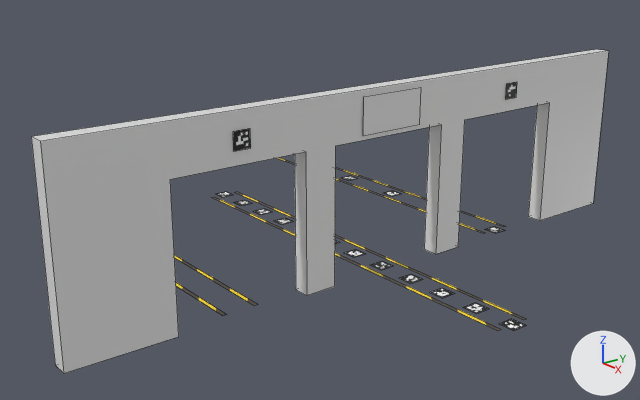
One commit to the Blender file blender_models/simulation_entrance_aruco_board.blend: the scene before it, then after it.
Rendered twice from a 50 mm lens placed at (7.27, -6.62, 4.07), pointed at (-1.2, 0.0, 0.53). The axes (+X, +Y, +Z) are drawn at lower right. The lights are the same throughout. Mesh edges are drawn as thin lines.

In view in the first picture: '5x5_1000-100', '5x5_1000-102', 'Cube', 'grid_board', 'warning.003', 'warning.004'.
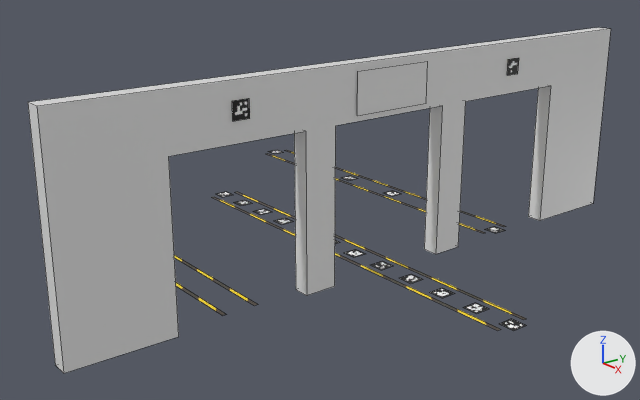
Where the newer file only moved an object's origin or applied its transform, the numbers keep the older frame.

What differs and where, as boxes [x1, y1, x2, y2] in the pictures (640 x 400 px):
'Cube', moved, rescaled (7% taller): before [31, 49, 609, 373]; after [28, 27, 611, 373]
'grid_board', reshaped (22% wider, 14% taller): before [363, 87, 421, 135]; after [357, 61, 428, 116]
'5x5_1000-100', moved: before [233, 128, 251, 151]; after [232, 98, 250, 121]
'5x5_1000-102', moved: before [506, 82, 517, 99]; after [507, 58, 519, 75]

The change, as a list of edits to the scene's bpy script:
```text
Change me_grid_board:
    where me_grid_board.from_pydata(...)  # 4 vertices, 1 face; spans x -1.0..1.0, y -0.5..0.5, z 0.0
    used by ob_grid_board; location = (0.12, 0.0, 1.915); rotation_euler = (1.571, 0.0, 1.571), in degrees (90, 0, 90); scale = (0.43, 0.43, 1.0)
    me_grid_board part 1
    me_grid_board.vertices[0].co: (-1.0, -0.5, 0.0) -> (-1.21, 0.05, 0.0)  # pixel (363, 135) -> pixel (357, 115)
    me_grid_board.vertices[1].co: (1.0, -0.5, 0.0) -> (1.21, 0.05, 0.0)  # pixel (419, 124) -> pixel (426, 103)
    me_grid_board.vertices[2].co: (-1.0, 0.5, 0.0) -> (-1.21, 1.16, 0.0)  # pixel (363, 96) -> pixel (357, 71)
    me_grid_board.vertices[3].co: (1.0, 0.5, 0.0) -> (1.21, 1.16, 0.0)  # pixel (421, 87) -> pixel (427, 61)
Change ob_cube:
    ob_cube.location: (0.0, 0.0, 1.1) -> (0.0, 0.0, 1.25)
    ob_cube.scale: (0.1, 4.0, 1.1) -> (0.1, 4.0, 1.25)
Change ob_5x5_1000_100:
    ob_5x5_1000_100.location: (0.12, -2.0, 1.9) -> (0.12, -2.0, 2.2)
Change ob_5x5_1000_102:
    ob_5x5_1000_102.location: (0.12, 2.0, 1.9) -> (0.12, 2.0, 2.2)
```
